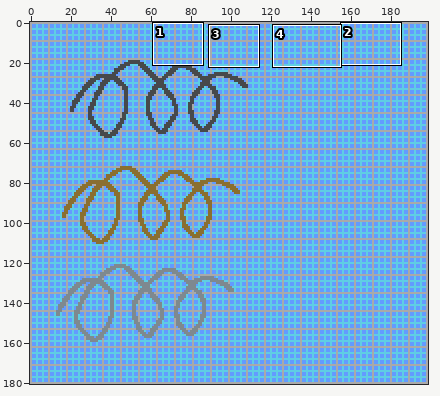
A pixel-art file gets an edit: electricoon/Graphics/wire_tutorials.aseprite. The first picture is a wide view before the edit; the outline marks the close-up.
Close-up. As it was:
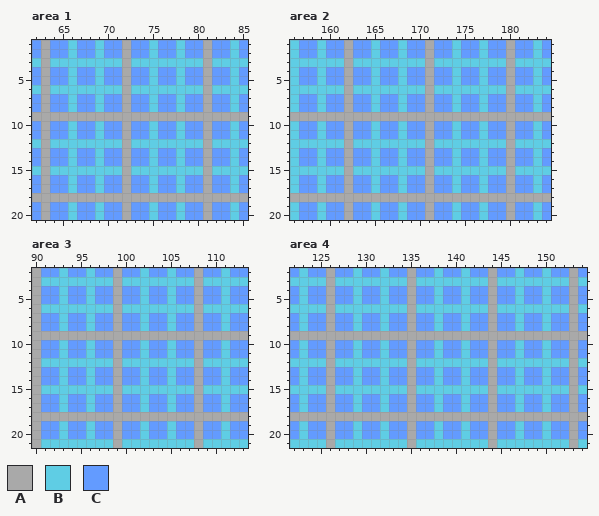
199x181 pixels, 1 frame. Shown: area 1: x 62..85, y 1..20; area 2: x 156..184, y 1..20; area 3: x 90..113, y 2..21; area 4: x 122..154, y 2..21. The commit also changed other parts of the picture, which this record leaves out.
Palette (. is transparent): A #a9a9a9  B #5fcde4  C #639bff
Pixels before, area 1, first column x 62:
 1 CACCBCCBCCACCBCCBCCACCBC
 2 CACCBCCBCCACCBCCBCCACCBC
 3 BABBBBBBBBABBBBBBBBABBBB
 4 CACCBCCBCCACCBCCBCCACCBC
 5 CACCBCCBCCACCBCCBCCACCBC
 6 BABBBBBBBBABBBBBBBBABBBB
 7 CACCBCCBCCACCBCCBCCACCBC
 8 CACCBCCBCCACCBCCBCCACCBC
 9 AAAAAAAAAAAAAAAAAAAAAAAA
10 CACCBCCBCCACCBCCBCCACCBC
11 CACCBCCBCCACCBCCBCCACCBC
12 BABBBBBBBBABBBBBBBBABBBB
13 CACCBCCBCCACCBCCBCCACCBC
14 CACCBCCBCCACCBCCBCCACCBC
15 BABBBBBBBBABBBBBBBBABBBB
16 CACCBCCBCCACCBCCBCCACCBC
17 CACCBCCBCCACCBCCBCCACCBC
18 AAAAAAAAAAAAAAAAAAAAAAAA
19 CACCBCCBCCACCBCCBCCACCBC
20 CACCBCCBCCACCBCCBCCACCBC
Pixels before, area 2, first column x 156:
 1 BCCBCCACCBCCBCCACCBCCBCCACCBC
 2 BCCBCCACCBCCBCCACCBCCBCCACCBC
 3 BBBBBBABBBBBBBBABBBBBBBBABBBB
 4 BCCBCCACCBCCBCCACCBCCBCCACCBC
 5 BCCBCCACCBCCBCCACCBCCBCCACCBC
 6 BBBBBBABBBBBBBBABBBBBBBBABBBB
 7 BCCBCCACCBCCBCCACCBCCBCCACCBC
 8 BCCBCCACCBCCBCCACCBCCBCCACCBC
 9 AAAAAAAAAAAAAAAAAAAAAAAAAAAAA
10 BCCBCCACCBCCBCCACCBCCBCCACCBC
11 BCCBCCACCBCCBCCACCBCCBCCACCBC
12 BBBBBBABBBBBBBBABBBBBBBBABBBB
13 BCCBCCACCBCCBCCACCBCCBCCACCBC
14 BCCBCCACCBCCBCCACCBCCBCCACCBC
15 BBBBBBABBBBBBBBABBBBBBBBABBBB
16 BCCBCCACCBCCBCCACCBCCBCCACCBC
17 BCCBCCACCBCCBCCACCBCCBCCACCBC
18 AAAAAAAAAAAAAAAAAAAAAAAAAAAAA
19 BCCBCCACCBCCBCCACCBCCBCCACCBC
20 BCCBCCACCBCCBCCACCBCCBCCACCBC
Pixels before, area 3, first column x 90:
 2 ACCBCCBCCACCBCCBCCACCBCC
 3 ABBBBBBBBABBBBBBBBABBBBB
 4 ACCBCCBCCACCBCCBCCACCBCC
 5 ACCBCCBCCACCBCCBCCACCBCC
 6 ABBBBBBBBABBBBBBBBABBBBB
 7 ACCBCCBCCACCBCCBCCACCBCC
 8 ACCBCCBCCACCBCCBCCACCBCC
 9 AAAAAAAAAAAAAAAAAAAAAAAA
10 ACCBCCBCCACCBCCBCCACCBCC
11 ACCBCCBCCACCBCCBCCACCBCC
12 ABBBBBBBBABBBBBBBBABBBBB
13 ACCBCCBCCACCBCCBCCACCBCC
14 ACCBCCBCCACCBCCBCCACCBCC
15 ABBBBBBBBABBBBBBBBABBBBB
16 ACCBCCBCCACCBCCBCCACCBCC
17 ACCBCCBCCACCBCCBCCACCBCC
18 AAAAAAAAAAAAAAAAAAAAAAAA
19 ACCBCCBCCACCBCCBCCACCBCC
20 ACCBCCBCCACCBCCBCCACCBCC
21 ABBBBBBBBABBBBBBBBABBBBB
Pixels before, area 4, first column x 122:
 2 CBCCACCBCCBCCACCBCCBCCACCBCCBCCAC
 3 BBBBABBBBBBBBABBBBBBBBABBBBBBBBAB
 4 CBCCACCBCCBCCACCBCCBCCACCBCCBCCAC
 5 CBCCACCBCCBCCACCBCCBCCACCBCCBCCAC
 6 BBBBABBBBBBBBABBBBBBBBABBBBBBBBAB
 7 CBCCACCBCCBCCACCBCCBCCACCBCCBCCAC
 8 CBCCACCBCCBCCACCBCCBCCACCBCCBCCAC
 9 AAAAAAAAAAAAAAAAAAAAAAAAAAAAAAAAA
10 CBCCACCBCCBCCACCBCCBCCACCBCCBCCAC
11 CBCCACCBCCBCCACCBCCBCCACCBCCBCCAC
12 BBBBABBBBBBBBABBBBBBBBABBBBBBBBAB
13 CBCCACCBCCBCCACCBCCBCCACCBCCBCCAC
14 CBCCACCBCCBCCACCBCCBCCACCBCCBCCAC
15 BBBBABBBBBBBBABBBBBBBBABBBBBBBBAB
16 CBCCACCBCCBCCACCBCCBCCACCBCCBCCAC
17 CBCCACCBCCBCCACCBCCBCCACCBCCBCCAC
18 AAAAAAAAAAAAAAAAAAAAAAAAAAAAAAAAA
19 CBCCACCBCCBCCACCBCCBCCACCBCCBCCAC
20 CBCCACCBCCBCCACCBCCBCCACCBCCBCCAC
21 BBBBABBBBBBBBABBBBBBBBABBBBBBBBAB
New version:
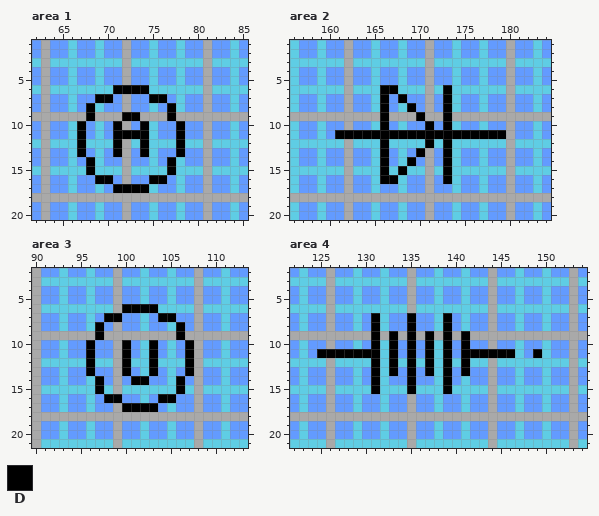
Colours new in this view: D #000000
Edits made:
layer "Layer 2" added
Area 1, layer "Layer 2":
y 6: x 71..74 BABB -> DDDD
y 7: x 69..70 BC -> DD; x 75..76 BC -> DD
y 8: x 68 C -> D; x 77 C -> D
y 9: x 68 A -> D; x 72..73 AA -> DD; x 77 A -> D
y 10: x 67 C -> D; x 71 C -> D; x 74 C -> D; x 78 B -> D
y 11: x 67 C -> D; x 71..74 CACC -> DDDD; x 78 B -> D
y 12: x 67 B -> D; x 71 B -> D; x 74 B -> D; x 78 B -> D
y 13: x 67 C -> D; x 71 C -> D; x 74 C -> D; x 78 B -> D
y 14: x 68 C -> D; x 77 C -> D
y 15: x 68 B -> D; x 77 B -> D
y 16: x 69..70 BC -> DD; x 75..76 BC -> DD
y 17: x 71..74 CACC -> DDDD
Area 2, layer "Layer 2":
y 6: x 166..167 BB -> DD; x 173 B -> D
y 7: x 166 C -> D; x 168 B -> D; x 173 C -> D
y 8: x 166 C -> D; x 169 C -> D; x 173 C -> D
y 9: x 166 A -> D; x 170 A -> D; x 173 A -> D
y 10: x 166 C -> D; x 171 A -> D; x 173 C -> D
y 11: x 161..179 CACCBCCBCCACCBCCBCC -> DDDDDDDDDDDDDDDDDDD
y 12: x 166 B -> D; x 171 A -> D; x 173 B -> D
y 13: x 166 C -> D; x 170 C -> D; x 173 C -> D
y 14: x 166 C -> D; x 169 C -> D; x 173 C -> D
y 15: x 166 B -> D; x 168 B -> D; x 173 B -> D
y 16: x 166..167 CC -> DD; x 173 C -> D
Area 3, layer "Layer 2":
y 6: x 100..103 BBBB -> DDDD
y 7: x 98..99 CA -> DD; x 104..105 CB -> DD
y 8: x 97 C -> D; x 106 C -> D
y 9: x 97 A -> D; x 106 A -> D
y 10..11: x 96 B -> D; x 100 C -> D; x 103 C -> D; x 107 C -> D
y 12: x 96 B -> D; x 100 B -> D; x 103 B -> D; x 107 B -> D
y 13: x 96 B -> D; x 100 C -> D; x 103 C -> D; x 107 C -> D
y 14: x 97 C -> D; x 101..102 CB -> DD; x 106 C -> D
y 15: x 97 B -> D; x 106 B -> D
y 16: x 98..99 CA -> DD; x 104..105 CB -> DD
y 17: x 100..103 CCBC -> DDDD
Area 4, layer "Layer 2":
y 7..8: x 131 C -> D; x 135 A -> D; x 139 C -> D
y 9: x 131 A -> D; x 133 A -> D; x 135 A -> D; x 137 A -> D; x 139 A -> D; x 141 A -> D
y 10: x 131 C -> D; x 133 C -> D; x 135 A -> D; x 137 C -> D; x 139 C -> D; x 141 B -> D
y 11: x 125..131 CACCBCC -> DDDDDDD; x 133 C -> D; x 135 A -> D; x 137 C -> D; x 139 C -> D; x 141..146 BCCACC -> DDDDDD; x 149 C -> D
y 12: x 131 B -> D; x 133 B -> D; x 135 A -> D; x 137 B -> D; x 139 B -> D; x 141 B -> D
y 13: x 131 C -> D; x 133 C -> D; x 135 A -> D; x 137 C -> D; x 139 C -> D; x 141 B -> D
y 14: x 131 C -> D; x 135 A -> D; x 139 C -> D
y 15: x 131 B -> D; x 135 A -> D; x 139 B -> D
